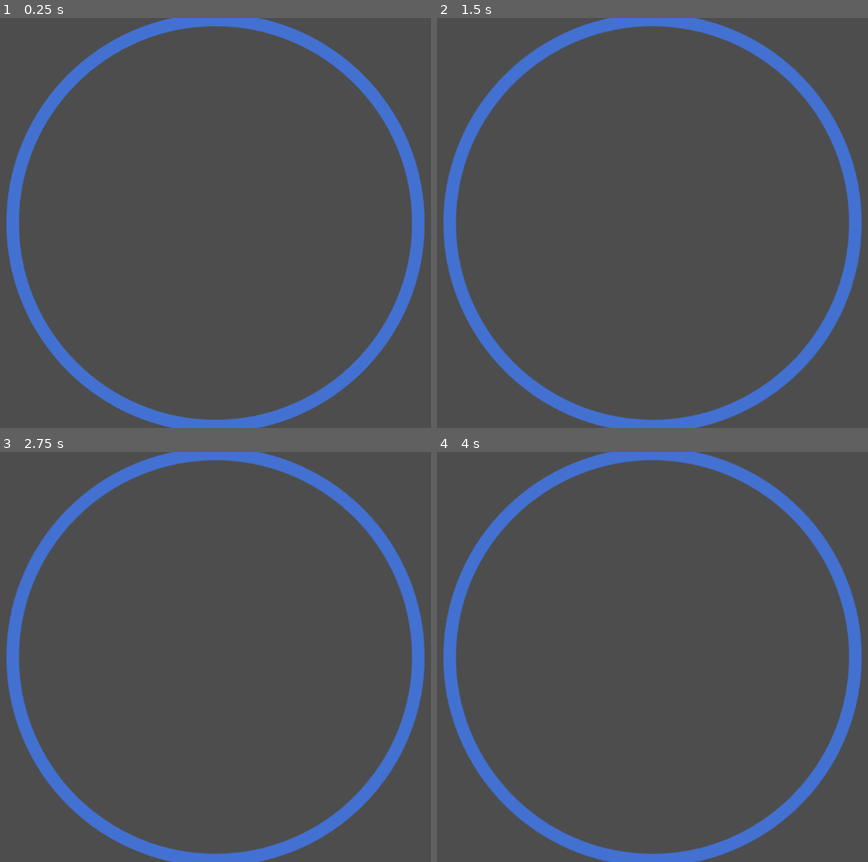
Above: before the commit, frames 1-4 (two rows, left to right).
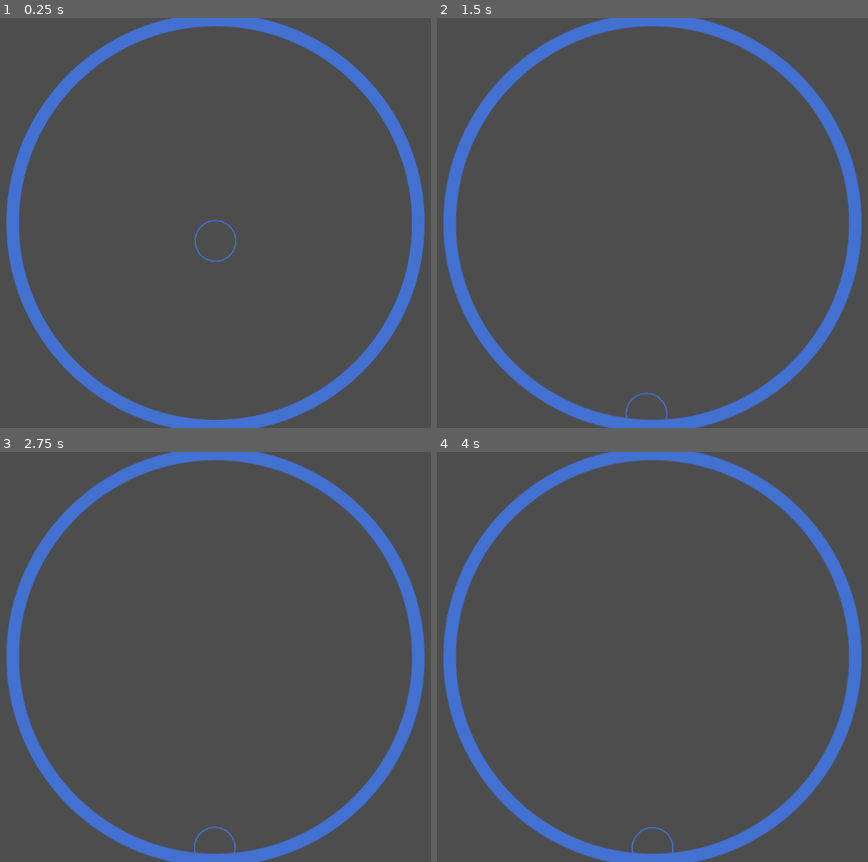
Above: after the commit, the same moments.

Repository: CE-Studio/gmtk-2023
Game: Godot game, scene res://level_main.tscn
Same seed, same stepped clock (60 frames per second), same inputs: the game is played once before the commit and once after it.
Inputs:
- Up to frame 1 (0.25 s): no input
- Up to frame 2 (1.5 s): tap Enter at 0.5 s; hold D (game_move_right) 0.53-1.28 s; tap Space at 1.25 s; hold A (game_move_left) from 1.28 s (still down)
- Up to frame 3 (2.75 s): tap Enter at 2 s; release A (game_move_left) at 2.03 s; hold D (game_move_right) from 2.03 s (still down)
- Up to frame 4 (4 s): tap Space at 2.75 s; tap Enter at 3.5 s; release D (game_move_right) at 3.53 s; hold A (game_move_left) from 3.53 s (still down)

The runs differ from the first frame. In frame 1, 0.1% of the frame differs, in the area x 45-55%, y 49-60%; in frame 2, less than 0.1%; in frame 3, less than 0.1%; in frame 4, less than 0.1%.

Commit message:
no message

Diff:
--- a/level_main.tscn
+++ b/level_main.tscn
@@ -1,7 +1,12 @@
-[gd_scene load_steps=3 format=3 uid="uid://dlfx7m2tmti6l"]
+[gd_scene load_steps=5 format=3 uid="uid://ckbq288ev4klm"]
 
 [ext_resource type="Texture2D" uid="uid://dvokjyy68i4h2" path="res://backing.svg" id="1_u3fus"]
 [ext_resource type="Script" path="res://levelrun.gd" id="2_qb34w"]
+
+[sub_resource type="RectangleShape2D" id="RectangleShape2D_6cdkp"]
+size = Vector2(200, 20)
+
+[sub_resource type="CircleShape2D" id="CircleShape2D_p252l"]
 
 [node name="Node2D" type="Control"]
 layout_mode = 3
@@ -21,8 +26,447 @@
 grow_horizontal = 2
 grow_vertical = 2
 
-[node name="Sprite2D" type="Sprite2D" parent="Control"]
+[node name="Node2D" type="Camera2D" parent="."]
+position = Vector2(576, 324)
+
+[node name="Sprite2D" type="Sprite2D" parent="Node2D"]
 texture = ExtResource("1_u3fus")
 script = ExtResource("2_qb34w")
 
-[node name="Line2D" type="Polygon2D" parent="Control/Sprite2D"]
+[node name="Line2D" type="Polygon2D" parent="Node2D/Sprite2D"]
+
+[node name="Node2D3" type="Node2D" parent="Node2D/Sprite2D"]
+
+[node name="Node2D2" type="Node2D" parent="Node2D/Sprite2D/Node2D3"]
+rotation = 1.39626
+scale = Vector2(1, 1)
+
+[node name="Node2D4" type="Node2D" parent="Node2D/Sprite2D/Node2D3/Node2D2"]
+rotation = 0.698132
+scale = Vector2(1, 1)
+
+[node name="Node2D2" type="Node2D" parent="Node2D/Sprite2D/Node2D3/Node2D2/Node2D4"]
+rotation = 0.349066
+scale = Vector2(1, 1)
+
+[node name="RigidBody2D2" type="RigidBody2D" parent="Node2D/Sprite2D/Node2D3/Node2D2/Node2D4/Node2D2"]
+rotation = 0.174533
+scale = Vector2(1, 1)
+collision_mask = 0
+freeze = true
+
+[node name="CollisionShape2D" type="CollisionShape2D" parent="Node2D/Sprite2D/Node2D3/Node2D2/Node2D4/Node2D2/RigidBody2D2"]
+position = Vector2(0, 321)
+shape = SubResource("RectangleShape2D_6cdkp")
+
+[node name="RigidBody2D3" type="RigidBody2D" parent="Node2D/Sprite2D/Node2D3/Node2D2/Node2D4/Node2D2"]
+rotation = 0.349066
+scale = Vector2(1, 1)
+collision_mask = 0
+freeze = true
+
+[node name="CollisionShape2D" type="CollisionShape2D" parent="Node2D/Sprite2D/Node2D3/Node2D2/Node2D4/Node2D2/RigidBody2D3"]
+position = Vector2(0, 321)
+shape = SubResource("RectangleShape2D_6cdkp")
+
+[node name="RigidBody2D4" type="RigidBody2D" parent="Node2D/Sprite2D/Node2D3/Node2D2/Node2D4/Node2D2"]
+rotation = 0.523599
+scale = Vector2(1, 1)
+collision_mask = 0
+freeze = true
+
+[node name="CollisionShape2D" type="CollisionShape2D" parent="Node2D/Sprite2D/Node2D3/Node2D2/Node2D4/Node2D2/RigidBody2D4"]
+position = Vector2(0, 321)
+shape = SubResource("RectangleShape2D_6cdkp")
+
+[node name="RigidBody2D" type="RigidBody2D" parent="Node2D/Sprite2D/Node2D3/Node2D2/Node2D4/Node2D2"]
+collision_mask = 0
+freeze = true
+
+[node name="CollisionShape2D" type="CollisionShape2D" parent="Node2D/Sprite2D/Node2D3/Node2D2/Node2D4/Node2D2/RigidBody2D"]
+position = Vector2(0, 321)
+shape = SubResource("RectangleShape2D_6cdkp")
+
+[node name="Node2D" type="Node2D" parent="Node2D/Sprite2D/Node2D3/Node2D2/Node2D4"]
+
+[node name="RigidBody2D2" type="RigidBody2D" parent="Node2D/Sprite2D/Node2D3/Node2D2/Node2D4/Node2D"]
+rotation = 0.174533
+scale = Vector2(1, 1)
+collision_mask = 0
+freeze = true
+
+[node name="CollisionShape2D" type="CollisionShape2D" parent="Node2D/Sprite2D/Node2D3/Node2D2/Node2D4/Node2D/RigidBody2D2"]
+position = Vector2(0, 321)
+shape = SubResource("RectangleShape2D_6cdkp")
+
+[node name="RigidBody2D" type="RigidBody2D" parent="Node2D/Sprite2D/Node2D3/Node2D2/Node2D4/Node2D"]
+collision_mask = 0
+freeze = true
+
+[node name="CollisionShape2D" type="CollisionShape2D" parent="Node2D/Sprite2D/Node2D3/Node2D2/Node2D4/Node2D/RigidBody2D"]
+position = Vector2(0, 321)
+shape = SubResource("RectangleShape2D_6cdkp")
+
+[node name="Node2D3" type="Node2D" parent="Node2D/Sprite2D/Node2D3/Node2D2"]
+
+[node name="Node2D2" type="Node2D" parent="Node2D/Sprite2D/Node2D3/Node2D2/Node2D3"]
+rotation = 0.349066
+scale = Vector2(1, 1)
+
+[node name="RigidBody2D2" type="RigidBody2D" parent="Node2D/Sprite2D/Node2D3/Node2D2/Node2D3/Node2D2"]
+rotation = 0.174533
+scale = Vector2(1, 1)
+collision_mask = 0
+freeze = true
+
+[node name="CollisionShape2D" type="CollisionShape2D" parent="Node2D/Sprite2D/Node2D3/Node2D2/Node2D3/Node2D2/RigidBody2D2"]
+position = Vector2(0, 321)
+shape = SubResource("RectangleShape2D_6cdkp")
+
+[node name="RigidBody2D" type="RigidBody2D" parent="Node2D/Sprite2D/Node2D3/Node2D2/Node2D3/Node2D2"]
+collision_mask = 0
+freeze = true
+
+[node name="CollisionShape2D" type="CollisionShape2D" parent="Node2D/Sprite2D/Node2D3/Node2D2/Node2D3/Node2D2/RigidBody2D"]
+position = Vector2(0, 321)
+shape = SubResource("RectangleShape2D_6cdkp")
+
+[node name="Node2D" type="Node2D" parent="Node2D/Sprite2D/Node2D3/Node2D2/Node2D3"]
+
+[node name="RigidBody2D2" type="RigidBody2D" parent="Node2D/Sprite2D/Node2D3/Node2D2/Node2D3/Node2D"]
+rotation = 0.174533
+scale = Vector2(1, 1)
+collision_mask = 0
+freeze = true
+
+[node name="CollisionShape2D" type="CollisionShape2D" parent="Node2D/Sprite2D/Node2D3/Node2D2/Node2D3/Node2D/RigidBody2D2"]
+position = Vector2(0, 321)
+shape = SubResource("RectangleShape2D_6cdkp")
+
+[node name="RigidBody2D" type="RigidBody2D" parent="Node2D/Sprite2D/Node2D3/Node2D2/Node2D3/Node2D"]
+collision_mask = 0
+freeze = true
+
+[node name="CollisionShape2D" type="CollisionShape2D" parent="Node2D/Sprite2D/Node2D3/Node2D2/Node2D3/Node2D/RigidBody2D"]
+position = Vector2(0, 321)
+shape = SubResource("RectangleShape2D_6cdkp")
+
+[node name="Node2D" type="Node2D" parent="Node2D/Sprite2D/Node2D3"]
+
+[node name="Node2D4" type="Node2D" parent="Node2D/Sprite2D/Node2D3/Node2D"]
+rotation = 0.698132
+scale = Vector2(1, 1)
+
+[node name="Node2D2" type="Node2D" parent="Node2D/Sprite2D/Node2D3/Node2D/Node2D4"]
+rotation = 0.349066
+scale = Vector2(1, 1)
+
+[node name="RigidBody2D2" type="RigidBody2D" parent="Node2D/Sprite2D/Node2D3/Node2D/Node2D4/Node2D2"]
+rotation = 0.174533
+scale = Vector2(1, 1)
+collision_mask = 0
+freeze = true
+
+[node name="CollisionShape2D" type="CollisionShape2D" parent="Node2D/Sprite2D/Node2D3/Node2D/Node2D4/Node2D2/RigidBody2D2"]
+position = Vector2(0, 321)
+shape = SubResource("RectangleShape2D_6cdkp")
+
+[node name="RigidBody2D" type="RigidBody2D" parent="Node2D/Sprite2D/Node2D3/Node2D/Node2D4/Node2D2"]
+collision_mask = 0
+freeze = true
+
+[node name="CollisionShape2D" type="CollisionShape2D" parent="Node2D/Sprite2D/Node2D3/Node2D/Node2D4/Node2D2/RigidBody2D"]
+position = Vector2(0, 321)
+shape = SubResource("RectangleShape2D_6cdkp")
+
+[node name="Node2D" type="Node2D" parent="Node2D/Sprite2D/Node2D3/Node2D/Node2D4"]
+
+[node name="RigidBody2D2" type="RigidBody2D" parent="Node2D/Sprite2D/Node2D3/Node2D/Node2D4/Node2D"]
+rotation = 0.174533
+scale = Vector2(1, 1)
+collision_mask = 0
+freeze = true
+
+[node name="CollisionShape2D" type="CollisionShape2D" parent="Node2D/Sprite2D/Node2D3/Node2D/Node2D4/Node2D/RigidBody2D2"]
+position = Vector2(0, 321)
+shape = SubResource("RectangleShape2D_6cdkp")
+
+[node name="RigidBody2D" type="RigidBody2D" parent="Node2D/Sprite2D/Node2D3/Node2D/Node2D4/Node2D"]
+collision_mask = 0
+freeze = true
+
+[node name="CollisionShape2D" type="CollisionShape2D" parent="Node2D/Sprite2D/Node2D3/Node2D/Node2D4/Node2D/RigidBody2D"]
+position = Vector2(0, 321)
+shape = SubResource("RectangleShape2D_6cdkp")
+
+[node name="Node2D3" type="Node2D" parent="Node2D/Sprite2D/Node2D3/Node2D"]
+
+[node name="Node2D2" type="Node2D" parent="Node2D/Sprite2D/Node2D3/Node2D/Node2D3"]
+rotation = 0.349066
+scale = Vector2(1, 1)
+
+[node name="RigidBody2D2" type="RigidBody2D" parent="Node2D/Sprite2D/Node2D3/Node2D/Node2D3/Node2D2"]
+rotation = 0.174533
+scale = Vector2(1, 1)
+collision_mask = 0
+freeze = true
+
+[node name="CollisionShape2D" type="CollisionShape2D" parent="Node2D/Sprite2D/Node2D3/Node2D/Node2D3/Node2D2/RigidBody2D2"]
+position = Vector2(0, 321)
+shape = SubResource("RectangleShape2D_6cdkp")
+
+[node name="RigidBody2D" type="RigidBody2D" parent="Node2D/Sprite2D/Node2D3/Node2D/Node2D3/Node2D2"]
+collision_mask = 0
+freeze = true
+
+[node name="CollisionShape2D" type="CollisionShape2D" parent="Node2D/Sprite2D/Node2D3/Node2D/Node2D3/Node2D2/RigidBody2D"]
+position = Vector2(0, 321)
+shape = SubResource("RectangleShape2D_6cdkp")
+
+[node name="Node2D" type="Node2D" parent="Node2D/Sprite2D/Node2D3/Node2D/Node2D3"]
+
+[node name="RigidBody2D2" type="RigidBody2D" parent="Node2D/Sprite2D/Node2D3/Node2D/Node2D3/Node2D"]
+rotation = 0.174533
+scale = Vector2(1, 1)
+collision_mask = 0
+freeze = true
+
+[node name="CollisionShape2D" type="CollisionShape2D" parent="Node2D/Sprite2D/Node2D3/Node2D/Node2D3/Node2D/RigidBody2D2"]
+position = Vector2(0, 321)
+shape = SubResource("RectangleShape2D_6cdkp")
+
+[node name="RigidBody2D" type="RigidBody2D" parent="Node2D/Sprite2D/Node2D3/Node2D/Node2D3/Node2D"]
+collision_mask = 0
+freeze = true
+
+[node name="CollisionShape2D" type="CollisionShape2D" parent="Node2D/Sprite2D/Node2D3/Node2D/Node2D3/Node2D/RigidBody2D"]
+position = Vector2(0, 321)
+shape = SubResource("RectangleShape2D_6cdkp")
+
+[node name="Node2D4" type="Node2D" parent="Node2D/Sprite2D"]
+rotation = 3.14159
+
+[node name="Node2D2" type="Node2D" parent="Node2D/Sprite2D/Node2D4"]
+rotation = 1.39626
+scale = Vector2(1, 1)
+
+[node name="Node2D4" type="Node2D" parent="Node2D/Sprite2D/Node2D4/Node2D2"]
+rotation = 0.698132
+scale = Vector2(1, 1)
+
+[node name="Node2D2" type="Node2D" parent="Node2D/Sprite2D/Node2D4/Node2D2/Node2D4"]
+rotation = 0.349066
+scale = Vector2(1, 1)
+
+[node name="RigidBody2D2" type="RigidBody2D" parent="Node2D/Sprite2D/Node2D4/Node2D2/Node2D4/Node2D2"]
+rotation = 0.174533
+scale = Vector2(1, 1)
+collision_mask = 0
+freeze = true
+
+[node name="CollisionShape2D" type="CollisionShape2D" parent="Node2D/Sprite2D/Node2D4/Node2D2/Node2D4/Node2D2/RigidBody2D2"]
+position = Vector2(0, 321)
+shape = SubResource("RectangleShape2D_6cdkp")
+
+[node name="RigidBody2D3" type="RigidBody2D" parent="Node2D/Sprite2D/Node2D4/Node2D2/Node2D4/Node2D2"]
+rotation = 0.349066
+scale = Vector2(1, 1)
+collision_mask = 0
+freeze = true
+
+[node name="CollisionShape2D" type="CollisionShape2D" parent="Node2D/Sprite2D/Node2D4/Node2D2/Node2D4/Node2D2/RigidBody2D3"]
+position = Vector2(0, 321)
+shape = SubResource("RectangleShape2D_6cdkp")
+
+[node name="RigidBody2D4" type="RigidBody2D" parent="Node2D/Sprite2D/Node2D4/Node2D2/Node2D4/Node2D2"]
+rotation = 0.523599
+scale = Vector2(1, 1)
+collision_mask = 0
+freeze = true
+
+[node name="CollisionShape2D" type="CollisionShape2D" parent="Node2D/Sprite2D/Node2D4/Node2D2/Node2D4/Node2D2/RigidBody2D4"]
+position = Vector2(0, 321)
+shape = SubResource("RectangleShape2D_6cdkp")
+
+[node name="RigidBody2D" type="RigidBody2D" parent="Node2D/Sprite2D/Node2D4/Node2D2/Node2D4/Node2D2"]
+collision_mask = 0
+freeze = true
+
+[node name="CollisionShape2D" type="CollisionShape2D" parent="Node2D/Sprite2D/Node2D4/Node2D2/Node2D4/Node2D2/RigidBody2D"]
+position = Vector2(0, 321)
+shape = SubResource("RectangleShape2D_6cdkp")
+
+[node name="Node2D" type="Node2D" parent="Node2D/Sprite2D/Node2D4/Node2D2/Node2D4"]
+
+[node name="RigidBody2D2" type="RigidBody2D" parent="Node2D/Sprite2D/Node2D4/Node2D2/Node2D4/Node2D"]
+rotation = 0.174533
+scale = Vector2(1, 1)
+collision_mask = 0
+freeze = true
+
+[node name="CollisionShape2D" type="CollisionShape2D" parent="Node2D/Sprite2D/Node2D4/Node2D2/Node2D4/Node2D/RigidBody2D2"]
+position = Vector2(0, 321)
+shape = SubResource("RectangleShape2D_6cdkp")
+
+[node name="RigidBody2D" type="RigidBody2D" parent="Node2D/Sprite2D/Node2D4/Node2D2/Node2D4/Node2D"]
+collision_mask = 0
+freeze = true
+
+[node name="CollisionShape2D" type="CollisionShape2D" parent="Node2D/Sprite2D/Node2D4/Node2D2/Node2D4/Node2D/RigidBody2D"]
+position = Vector2(0, 321)
+shape = SubResource("RectangleShape2D_6cdkp")
+
+[node name="Node2D3" type="Node2D" parent="Node2D/Sprite2D/Node2D4/Node2D2"]
+
+[node name="Node2D2" type="Node2D" parent="Node2D/Sprite2D/Node2D4/Node2D2/Node2D3"]
+rotation = 0.349066
+scale = Vector2(1, 1)
+
+[node name="RigidBody2D2" type="RigidBody2D" parent="Node2D/Sprite2D/Node2D4/Node2D2/Node2D3/Node2D2"]
+rotation = 0.174533
+scale = Vector2(1, 1)
+collision_mask = 0
+freeze = true
+
+[node name="CollisionShape2D" type="CollisionShape2D" parent="Node2D/Sprite2D/Node2D4/Node2D2/Node2D3/Node2D2/RigidBody2D2"]
+position = Vector2(0, 321)
+shape = SubResource("RectangleShape2D_6cdkp")
+
+[node name="RigidBody2D" type="RigidBody2D" parent="Node2D/Sprite2D/Node2D4/Node2D2/Node2D3/Node2D2"]
+collision_mask = 0
+freeze = true
+
+[node name="CollisionShape2D" type="CollisionShape2D" parent="Node2D/Sprite2D/Node2D4/Node2D2/Node2D3/Node2D2/RigidBody2D"]
+position = Vector2(0, 321)
+shape = SubResource("RectangleShape2D_6cdkp")
+
+[node name="Node2D" type="Node2D" parent="Node2D/Sprite2D/Node2D4/Node2D2/Node2D3"]
+
+[node name="RigidBody2D2" type="RigidBody2D" parent="Node2D/Sprite2D/Node2D4/Node2D2/Node2D3/Node2D"]
+rotation = 0.174533
+scale = Vector2(1, 1)
+collision_mask = 0
+freeze = true
+
+[node name="CollisionShape2D" type="CollisionShape2D" parent="Node2D/Sprite2D/Node2D4/Node2D2/Node2D3/Node2D/RigidBody2D2"]
+position = Vector2(0, 321)
+shape = SubResource("RectangleShape2D_6cdkp")
+
+[node name="RigidBody2D" type="RigidBody2D" parent="Node2D/Sprite2D/Node2D4/Node2D2/Node2D3/Node2D"]
+collision_mask = 0
+freeze = true
+
+[node name="CollisionShape2D" type="CollisionShape2D" parent="Node2D/Sprite2D/Node2D4/Node2D2/Node2D3/Node2D/RigidBody2D"]
+position = Vector2(0, 321)
+shape = SubResource("RectangleShape2D_6cdkp")
+
+[node name="Node2D" type="Node2D" parent="Node2D/Sprite2D/Node2D4"]
+
+[node name="Node2D4" type="Node2D" parent="Node2D/Sprite2D/Node2D4/Node2D"]
+rotation = 0.698132
+scale = Vector2(1, 1)
+
+[node name="Node2D2" type="Node2D" parent="Node2D/Sprite2D/Node2D4/Node2D/Node2D4"]
+rotation = 0.349066
+scale = Vector2(1, 1)
+
+[node name="RigidBody2D2" type="RigidBody2D" parent="Node2D/Sprite2D/Node2D4/Node2D/Node2D4/Node2D2"]
+rotation = 0.174533
+scale = Vector2(1, 1)
+collision_mask = 0
+freeze = true
+
+[node name="CollisionShape2D" type="CollisionShape2D" parent="Node2D/Sprite2D/Node2D4/Node2D/Node2D4/Node2D2/RigidBody2D2"]
+position = Vector2(0, 321)
+shape = SubResource("RectangleShape2D_6cdkp")
+
+[node name="RigidBody2D" type="RigidBody2D" parent="Node2D/Sprite2D/Node2D4/Node2D/Node2D4/Node2D2"]
+collision_mask = 0
+freeze = true
+
+[node name="CollisionShape2D" type="CollisionShape2D" parent="Node2D/Sprite2D/Node2D4/Node2D/Node2D4/Node2D2/RigidBody2D"]
+position = Vector2(0, 321)
+shape = SubResource("RectangleShape2D_6cdkp")
+
+[node name="Node2D" type="Node2D" parent="Node2D/Sprite2D/Node2D4/Node2D/Node2D4"]
+
+[node name="RigidBody2D2" type="RigidBody2D" parent="Node2D/Sprite2D/Node2D4/Node2D/Node2D4/Node2D"]
+rotation = 0.174533
+scale = Vector2(1, 1)
+collision_mask = 0
+freeze = true
+
+[node name="CollisionShape2D" type="CollisionShape2D" parent="Node2D/Sprite2D/Node2D4/Node2D/Node2D4/Node2D/RigidBody2D2"]
+position = Vector2(0, 321)
+shape = SubResource("RectangleShape2D_6cdkp")
+
+[node name="RigidBody2D" type="RigidBody2D" parent="Node2D/Sprite2D/Node2D4/Node2D/Node2D4/Node2D"]
+collision_mask = 0
+freeze = true
+
+[node name="CollisionShape2D" type="CollisionShape2D" parent="Node2D/Sprite2D/Node2D4/Node2D/Node2D4/Node2D/RigidBody2D"]
+position = Vector2(0, 321)
+shape = SubResource("RectangleShape2D_6cdkp")
+
+[node name="Node2D3" type="Node2D" parent="Node2D/Sprite2D/Node2D4/Node2D"]
+
+[node name="Node2D2" type="Node2D" parent="Node2D/Sprite2D/Node2D4/Node2D/Node2D3"]
+rotation = 0.349066
+scale = Vector2(1, 1)
+
+[node name="RigidBody2D2" type="RigidBody2D" parent="Node2D/Sprite2D/Node2D4/Node2D/Node2D3/Node2D2"]
+rotation = 0.174533
+scale = Vector2(1, 1)
+collision_mask = 0
+freeze = true
+
+[node name="CollisionShape2D" type="CollisionShape2D" parent="Node2D/Sprite2D/Node2D4/Node2D/Node2D3/Node2D2/RigidBody2D2"]
+position = Vector2(0, 321)
+shape = SubResource("RectangleShape2D_6cdkp")
+
+[node name="RigidBody2D" type="RigidBody2D" parent="Node2D/Sprite2D/Node2D4/Node2D/Node2D3/Node2D2"]
+collision_mask = 0
+freeze = true
+
+[node name="CollisionShape2D" type="CollisionShape2D" parent="Node2D/Sprite2D/Node2D4/Node2D/Node2D3/Node2D2/RigidBody2D"]
+position = Vector2(0, 321)
+shape = SubResource("RectangleShape2D_6cdkp")
+
+[node name="Node2D" type="Node2D" parent="Node2D/Sprite2D/Node2D4/Node2D/Node2D3"]
+
+[node name="RigidBody2D2" type="RigidBody2D" parent="Node2D/Sprite2D/Node2D4/Node2D/Node2D3/Node2D"]
+rotation = 0.174533
+scale = Vector2(1, 1)
+collision_mask = 0
+freeze = true
+
+[node name="CollisionShape2D" type="CollisionShape2D" parent="Node2D/Sprite2D/Node2D4/Node2D/Node2D3/Node2D/RigidBody2D2"]
+position = Vector2(0, 321)
+shape = SubResource("RectangleShape2D_6cdkp")
+
+[node name="RigidBody2D" type="RigidBody2D" parent="Node2D/Sprite2D/Node2D4/Node2D/Node2D3/Node2D"]
+collision_mask = 0
+freeze = true
+
+[node name="CollisionShape2D" type="CollisionShape2D" parent="Node2D/Sprite2D/Node2D4/Node2D/Node2D3/Node2D/RigidBody2D"]
+position = Vector2(0, 321)
+shape = SubResource("RectangleShape2D_6cdkp")
+
+[node name="RigidBody2D" type="RigidBody2D" parent="Node2D/Sprite2D"]
+collision_mask = 0
+continuous_cd = 2
+freeze = true
+
+[node name="CollisionPolygon2D" type="CollisionPolygon2D" parent="Node2D/Sprite2D/RigidBody2D"]
+polygon = PackedVector2Array(-246, 176, -46, 161, -266, 150)
+
+[node name="RigidBody2D" type="RigidBody2D" parent="Node2D"]
+continuous_cd = 2
+can_sleep = false
+
+[node name="CollisionShape2D" type="CollisionShape2D" parent="Node2D/RigidBody2D"]
+shape = SubResource("CircleShape2D_p252l")
+
+[node name="Sprite2D" type="Sprite2D" parent="Node2D/RigidBody2D"]
+scale = Vector2(0.1, 0.1)
+texture = ExtResource("1_u3fus")
